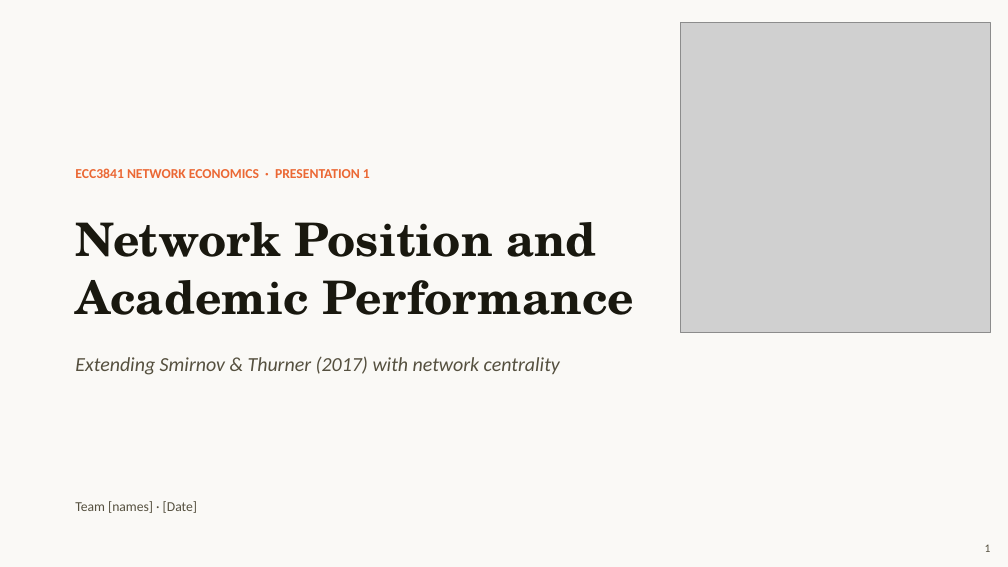
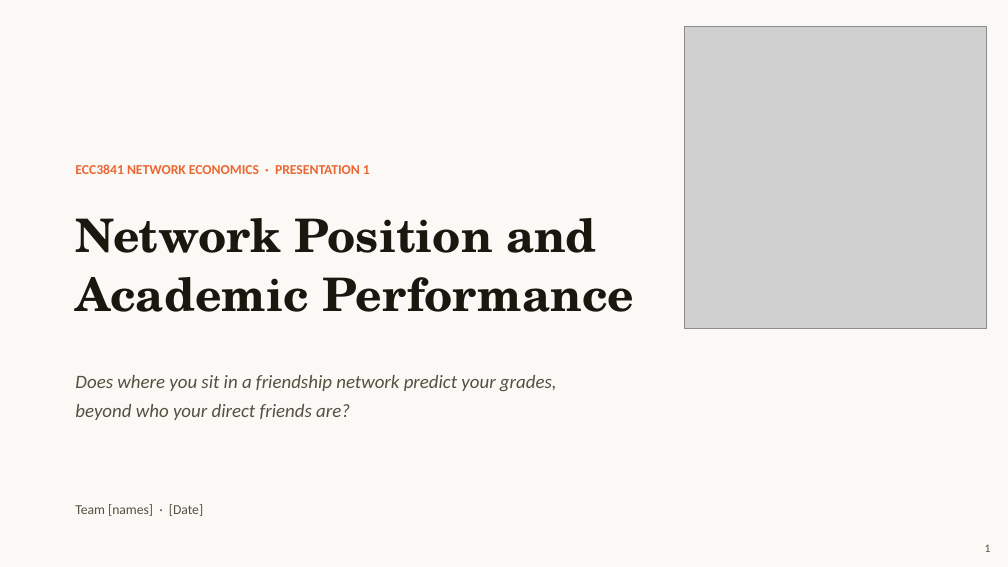
Before and after one commit to TingyingHuang/ECC3841-network-position-and-academic-performance, a slide deck: slide 1 of slides/Presentation1.pptx. Drawn at 1008x567 pixels with LibreOffice and Linux fonts; fonts in the diff are those of the drawing; grey boxes stand for pictures. Boxes give left, top, right and bottom in pixels: in the first picture for what was removed or moved away, otherwise in the second. Text is boxed around its words. In the diff, an @@ line names an element or a change of style, - is before the commit and + after.

```diff
--- a/slides/Presentation1.pptx
+++ b/slides/Presentation1.pptx
@@ picture: place and size @@
-picture at [681, 23, 991, 333]
+picture at [684, 26, 987, 329]
@@ text "ECC3841 NETWORK ECONOMICS · PRESENTATION ...": place and size @@
-text "ECC3841 NETWORK ECONOMICS · PRESENTATION ..." at [75, 168, 370, 178]
+text "ECC3841 NETWORK ECONOMICS · PRESENTATION ..." at [75, 164, 370, 174]
@@ text "Network Position and": place and size @@
-text "Network Position and" at [75, 222, 634, 315]
+text "Network Position and" at [75, 218, 634, 312]
@@ text at [75, 375, 557, 420]: text changed; size 19 to 18 pt @@
-Extending Smirnov & Thurner (2017) with network centrality
+Does where you sit in a friendship network predict your grades,
+beyond who your direct friends are?
@@ text "Team [names] · [Date]" rewrapped from [75, 501, 197, 513] to [75, 504, 203, 516] @@
```
Also in this commit, not shown: 3 other slides changed, 8 slides added, 5 slides removed, 9 other files.
